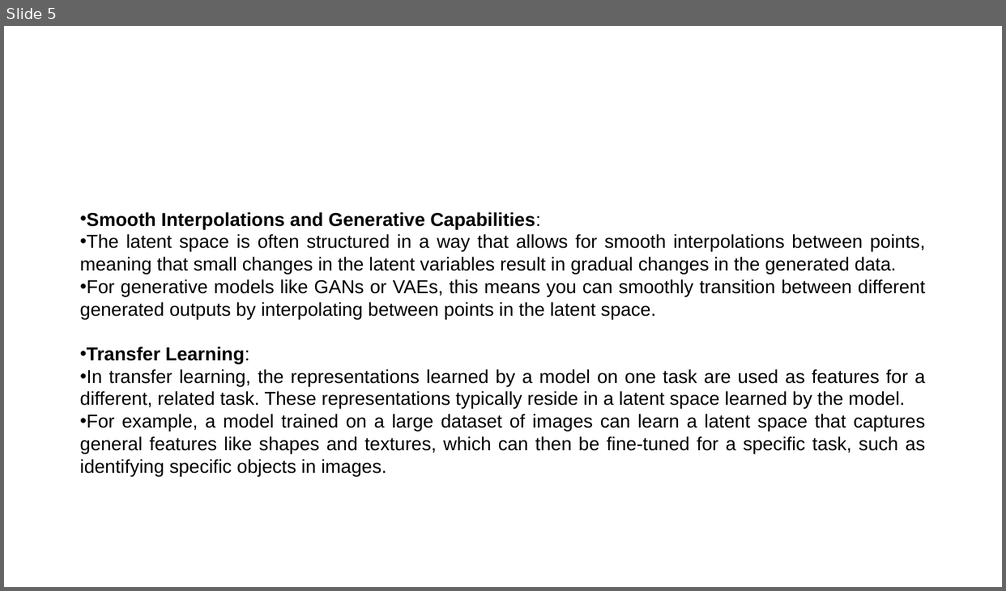
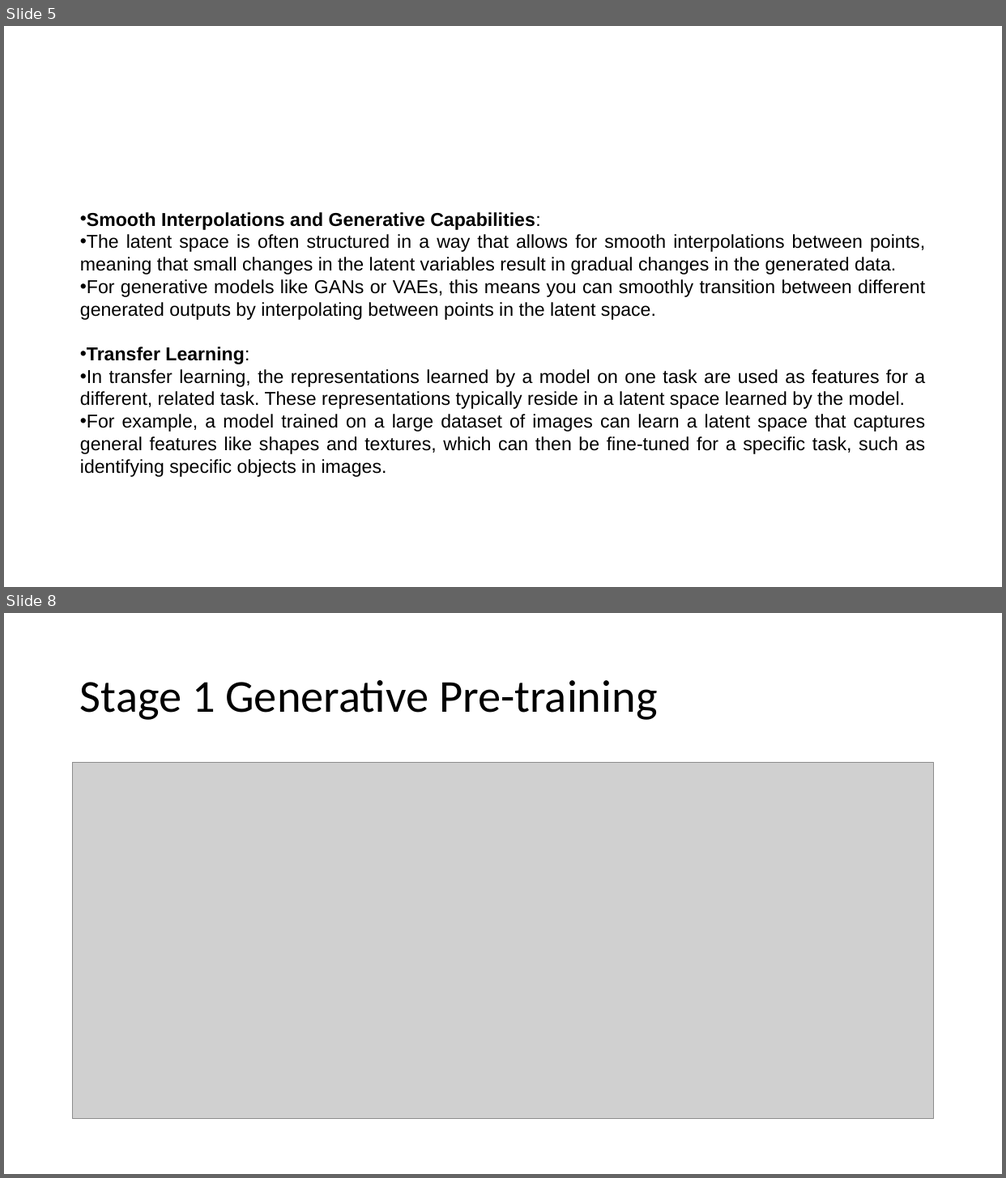
Before and after one commit to basudev2016/genai-dsc-2024, a slide deck: GenAI-2.pptx. Shown one above the other, each under a label of ours: slide 5 before the commit, slides 5 and 8 after it; the slides between them are not shown. The pictures are 1006x591 and 1006x1178 pixels, drawn with LibreOffice and Linux fonts; fonts in the diff are those of the drawing; grey boxes stand for pictures. Boxes give left, top, right and bottom in pixels: in the first picture for what was removed or moved away, otherwise in the second. Text is boxed around its words. In the diff, an @@ line names an element or a change of style, - is before the commit and + after.

```diff
--- a/GenAI-2.pptx
+++ b/GenAI-2.pptx
@@ slide 8 added at bbox=[4, 613, 1002, 1174], background #FFFFFF @@
@@ title added at bbox=[80, 680, 658, 720], 44 pt, text #000000 @@
+Stage 1 Generative Pre-training
@@ picture added at bbox=[73, 763, 934, 1119] @@
```
Also in this commit, not shown: 19 other slides added, 2 other files.
